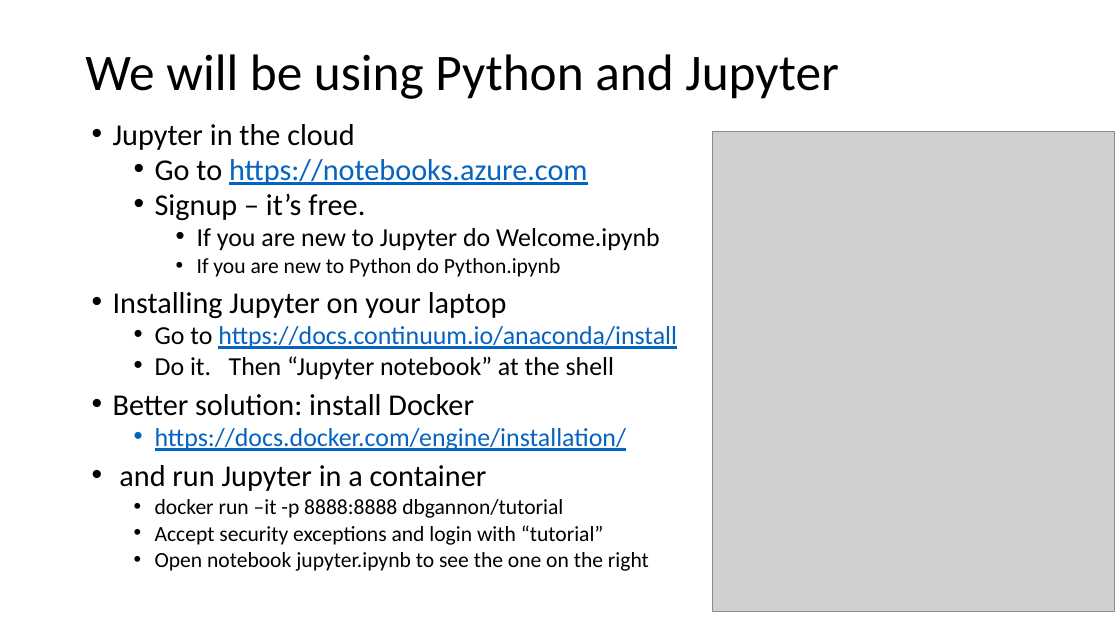
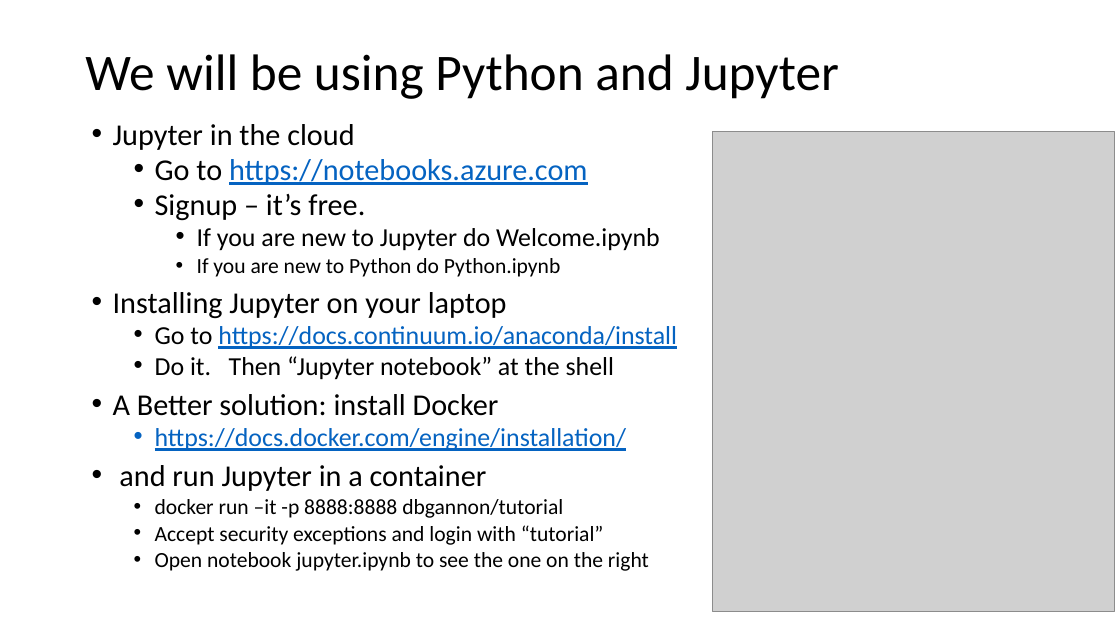
Before and after one commit to SciEngCloud/SciEngCloud.github.io, a slide deck: slide 4 of tutorial/cc4sr-orienting.pptx. Drawn at 1120x630 pixels with LibreOffice and Linux fonts; fonts in the diff are those of the drawing; grey boxes stand for pictures. Boxes give left, top, right and bottom in pixels: in the first picture for what was removed or moved away, otherwise in the second. Text is boxed around its words. In the diff, an @@ line names an element or a change of style, - is before the commit and + after.

```diff
--- a/tutorial/cc4sr-orienting.pptx
+++ b/tutorial/cc4sr-orienting.pptx
@@ text at box(113, 394, 499, 416): text changed @@
-• Better solution: install Docker
+• A Better solution: install Docker
```
Also in this commit, not shown: 5 other slides changed, 43 other files.
